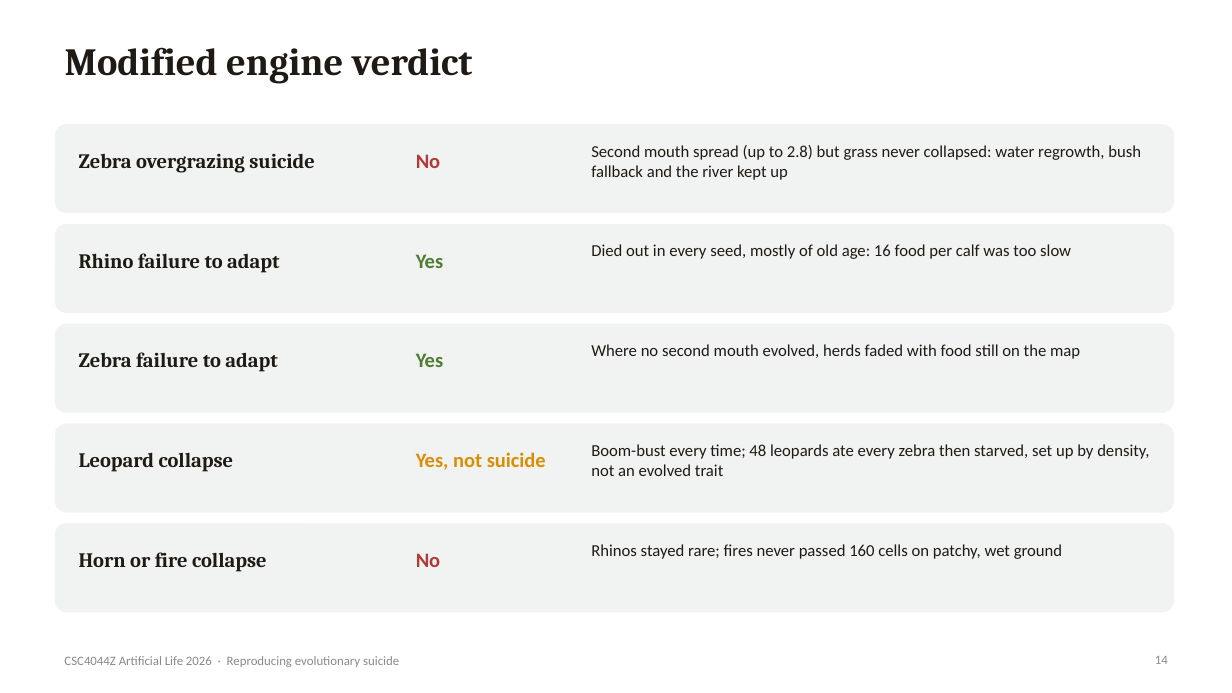
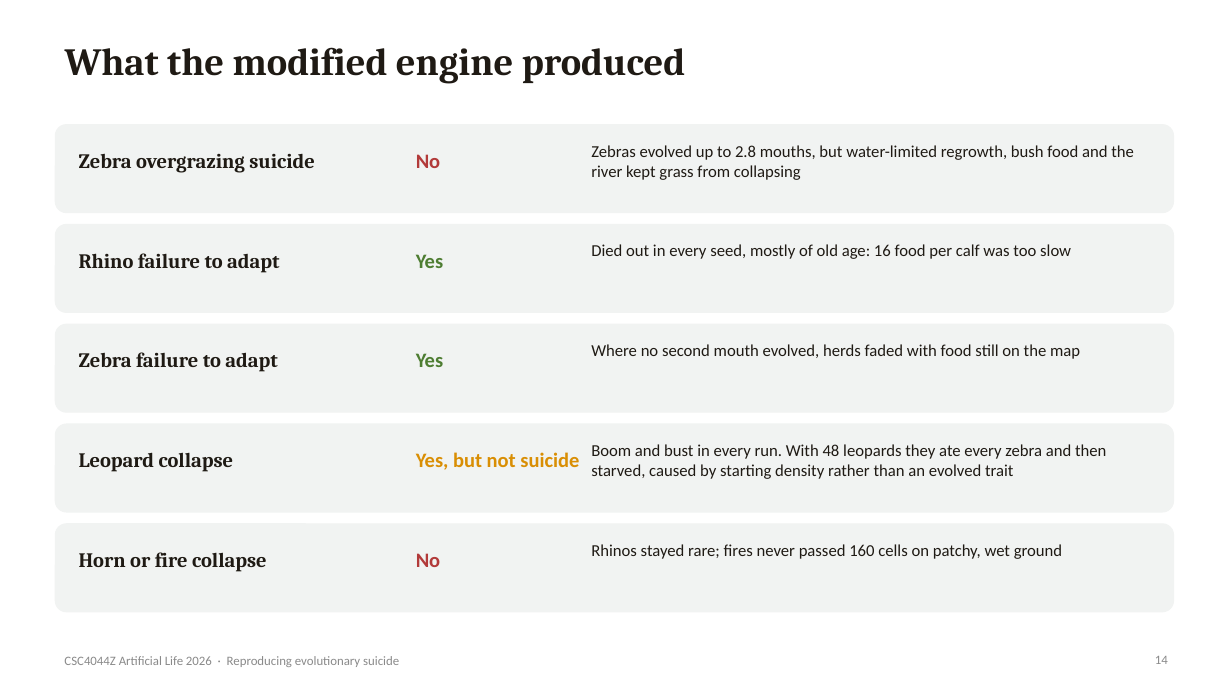
Before and after one commit to Tjeludo/LifeEngine, a slide deck: slide 14 of presentation/Evolutionary-Suicide-LifeEngine.pptx. Drawn at 1232x693 pixels with LibreOffice and Linux fonts; fonts in the diff are those of the drawing. Boxes give left, top, right and bottom in pixels: in the first picture for what was removed or moved away, otherwise in the second. Text is boxed around its words. In the diff, an @@ line names an element or a change of style, - is before the commit and + after.

Commit message:
Rewrite report and slides for clarity; tidy deck build script
Report reorganised into introduction, species, base engine and modified
engine sections with the verdict after the evidence. Slide titles made
descriptive. Deck build no longer depends on an external theme helper.

```diff
--- a/presentation/Evolutionary-Suicide-LifeEngine.pptx
+++ b/presentation/Evolutionary-Suicide-LifeEngine.pptx
@@ title at [65, 47, 685, 84]: text changed @@
-Modified engine verdict
+What the modified engine produced
@@ text at [591, 145, 1134, 180]: text changed @@
-Second mouth spread (up to 2.8) but grass never collapsed: water regrowth, bush fallback and the river kept up
+Zebras evolved up to 2.8 mouths, but water-limited regrowth, bush food and the river kept grass from collapsing
@@ text at [591, 444, 1106, 459]: text changed @@
-Boom-bust every time; 48 leopards ate every zebra then starved, set up by density, not an evolved trait
+Boom and bust in every run. With 48 leopards they ate every zebra and then starved, caused by starting density rather than an evolved trait
@@ text at [416, 452, 579, 470]: text changed @@
-Yes, not suicide
+Yes, but not suicide
```
Also in this commit, not shown: 19 other slides changed, 1 slide added, 1 slide removed, 3 other files.
